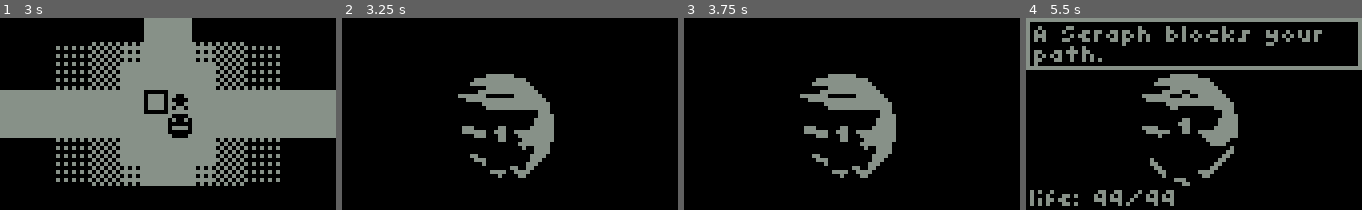
Above: before the commit, frames 1-4 (left to right).
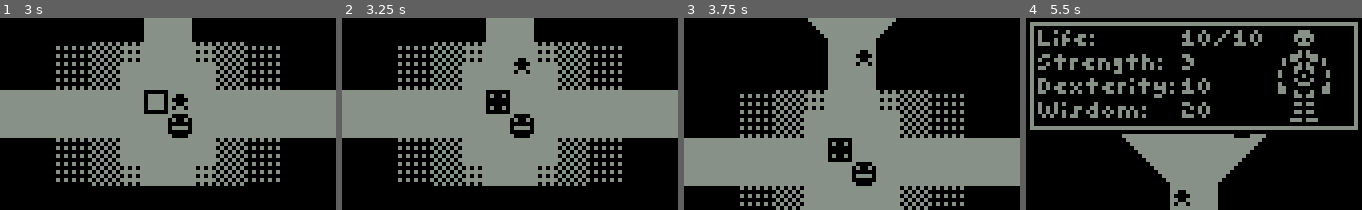
Above: after the commit, the same moments.

Repository: kiwijuice56/nokia-3310-rpg
Game: Godot game, scene res://main/main.tscn
The game is run twice, just before and just after one commit, with the same random seed, the same clock (stepped at 60 frames per second) and the same inputs.
Inputs:
- Up to frame 1 (3 s): tap Enter (ui_accept) at 0.5, 0.77, 1.25, 1.52 s; hold Right (ui_right) 0.53-1.28 s; hold V (item) 0.53-1.28 s; tap C (stats) at 0.8, 1.35 s; hold X (back) 1.28-2.03 s; tap V (item) at 1.55, 2.85 s; hold Right (ui_right) 2.03-2.78 s; hold C (stats) 2.03-2.78 s; tap Z (accept) at 2.1, 2.75 s; hold Up (ui_up) from 2.78 s (still down)
- Up to frame 2 (3.25 s): keep holding Up (ui_up); tap Enter (ui_accept) at 3.02 s
- Up to frame 3 (3.75 s): release Up (ui_up) at 3.53 s; hold Left (ui_left) from 3.53 s (still down); hold C (stats) from 3.53 s (still down)
- Up to frame 4 (5.5 s): tap Enter (ui_accept) at 3.77, 4.52 s; release C (stats) at 4.28 s; tap V (item) at 4.35 s; release Left (ui_left) at 5.03 s; hold X (back) from 5.03 s (still down); hold C (stats) from 5.03 s (still down)

Frame 1 is identical in both runs. In frame 2, 41% of the frame differs, in the area x 0-100%, y 0-88%; in frame 3, 40%; in frame 4, 30%.

Commit message:
Polish, actual battle sequence

Diff:
--- a/main/audio/audio_manager.gd
+++ b/main/audio/audio_manager.gd
@@ -20,6 +20,7 @@
 	sounds["negative1"] = preload("res://main/audio/sfx/negative1.wav")
 	sounds["attack"] = preload("res://main/audio/sfx/attack.wav")
 	sounds["bomb"] = preload("res://main/audio/sfx/bomb.wav")
+	sounds["win"] = preload("res://main/audio/sfx/win.wav")
 
 	loaded = true
 
--- a/main/dungeon/fight/angel.tres
+++ b/main/dungeon/fight/angel.tres
@@ -5,8 +5,8 @@
 
 [resource]
 script = ExtResource("1_3chgv")
-life = 10
-attack = 2
+life = 9
+strength = 2
 display_name = "Seraph"
 attack_description = "It tore you from limb to limb!"
 drop = "Gold"
--- a/main/dungeon/fight/enemy.gd
+++ b/main/dungeon/fight/enemy.gd
@@ -2,7 +2,7 @@
 extends Resource
 
 @export var life: int
-@export var attack: int
+@export var strength: int
 @export var display_name: String
 @export var attack_description: String
 @export var drop: String
--- a/main/dungeon/player/player.gd
+++ b/main/dungeon/player/player.gd
@@ -15,8 +15,8 @@
 	"ui_down": Vector2(0, 1),
 }
 
-@export var encounter_chance: float = 0.5
-@export var encounter_grace: int = 1
+@export var encounter_chance: float = 0.02
+@export var encounter_grace: int = 18
 var steps: int = 0
 
 func check_stats() -> void:
--- a/main/fight_manager.gd
+++ b/main/fight_manager.gd
@@ -34,17 +34,28 @@
 	if Input.is_action_just_pressed("accept"):
 		accepted.emit()
 
+func update_info() -> void:
+	%FightLifeLabel.text = "Life: %d/%d" % [Status.player_stats.life, Status.player_stats.max_life]
+	%SomaLabel.text = "Soma x%d" % (0 if not "Soma" in Status.player_stats.items else Status.player_stats.items["Soma"])
+	%BombLabel.text = "Bomb x%d" % (0 if not "Bomb" in Status.player_stats.items else Status.player_stats.items["Bomb"])
+	%AttackLabel.text = "Attack"
+	%RunLabel.text = "Run"
+
 func fight() -> void:
+	update_info()
 	Ref.player.can_move = false
 	var encounter: Enemy = encounters[Ref.dungeon.get_difficulty()].pick_random()
 	%FightMenu/VBoxContainer.visible = false
 	%FightMenu.visible = true
+	%EnemySprite.visible = true
 	%EnemySprite.texture = encounter.sprite
 	%EnemySprite/AnimationPlayer.play("idle")
 	AudioManager.play_sound("negative1", 2)
 
 	var timer = get_tree().create_timer(1.0)
 	await timer.timeout
+
+	AudioManager.play_sound("battle", 0)
 
 	%FightMenu/VBoxContainer.visible = true
 	%OptionContainer.visible = false
@@ -56,11 +67,74 @@
 
 	encounter = encounter.duplicate()
 	while encounter.life > 0 and Status.player_stats.life > 0:
+		update_info()
+		index = 0
+		%AttackLabel.text += "<"
 		%OptionContainer.visible = true
 		%InfoLabel.visible = false
 		set_process_input(true)
 		await accepted
 
+		%OptionContainer.visible = false
+		%InfoLabel.visible = true
+		if index == 0:
+			encounter.life -= Status.player_stats.strength
+			%InfoLabel.text = "You dealt %d damage!" % Status.player_stats.strength
+			%EnemySprite/AnimationPlayer.play("hurt")
+			AudioManager.play_sound("bomb", 2)
+			await %EnemySprite/AnimationPlayer.animation_finished
+			timer = get_tree().create_timer(0.6)
+			await timer.timeout
+		if index == 1:
+			pass
+		if index == 2 and Status.player_stats.items["Soma"] > 0:
+			Status.player_stats.items["Soma"] -= 1
+			pass
+		if index == 3 and Status.player_stats.items["Bomb"] > 0:
+			Status.player_stats.items["Bomb"] -= 1
+			encounter.life -= Status.player_stats.strength * 2
+			%InfoLabel.text = "You threw a bomb and dealt %d damage!" % (Status.player_stats.strength * 2)
+			%EnemySprite/AnimationPlayer.play("hurt")
+			AudioManager.play_sound("bomb", 2)
+			timer = get_tree().create_timer(0.4)
+			await timer.timeout
+			%EnemySprite/AnimationPlayer.stop()
+			%EnemySprite/AnimationPlayer.play("bomb")
+			AudioManager.play_sound("bomb", 3)
+			await %EnemySprite/AnimationPlayer.animation_finished
+			timer = get_tree().create_timer(0.6)
+			await timer.timeout
 
 
+		if encounter.life <= 0:
+			break
+		%EnemySprite/AnimationPlayer.play("idle")
+
+		%InfoLabel.visible = true
+		Status.player_stats.life -= encounter.strength
+		update_info()
+		%InfoLabel.text = "%s dealt %d damage!" % [encounter.display_name, encounter.strength]
+		%EnemySprite/AnimationPlayer.play("attack")
+		AudioManager.play_sound("attack", 2)
+		await %EnemySprite/AnimationPlayer.animation_finished
+		timer = get_tree().create_timer(0.6)
+		await timer.timeout
+
+	if encounter.life <= 0:
+		%EnemySprite.visible = false
+
+	AudioManager.stop_sound("battle")
+	%InfoLabel.text = "The creature stopped breathing!"
+	AudioManager.play_sound("win", 4)
+
+	timer = get_tree().create_timer(1.5)
+	await timer.timeout
+
+	%InfoLabel.text = "In its corpse, you find %d %s" % [encounter.drop_count, encounter.drop]
+	timer = get_tree().create_timer(1.5)
+	await timer.timeout
+
+	Status.player_stats.items[encounter.drop] += encounter.drop_count
+
+	%FightMenu.visible = false
 	Ref.player.can_move = true
--- a/main/main.tscn
+++ b/main/main.tscn
@@ -24,8 +24,62 @@
 expand_margin_right = 8.0
 expand_margin_bottom = 8.0
 
-[sub_resource type="Animation" id="Animation_i4esw"]
-resource_name = "hurt"
+[sub_resource type="Animation" id="Animation_l8g8a"]
+length = 0.001
+tracks/0/type = "value"
+tracks/0/imported = false
+tracks/0/enabled = true
+tracks/0/path = NodePath(".:offset")
+tracks/0/interp = 1
+tracks/0/loop_wrap = true
+tracks/0/keys = {
+"times": PackedFloat32Array(0),
+"transitions": PackedFloat32Array(1),
+"update": 0,
+"values": [Vector2(0, 0)]
+}
+tracks/1/type = "value"
+tracks/1/imported = false
+tracks/1/enabled = true
+tracks/1/path = NodePath(".:frame")
+tracks/1/interp = 1
+tracks/1/loop_wrap = true
+tracks/1/keys = {
+"times": PackedFloat32Array(0),
+"transitions": PackedFloat32Array(1),
+"update": 1,
+"values": [0]
+}
+tracks/2/type = "value"
+tracks/2/imported = false
+tracks/2/enabled = true
+tracks/2/path = NodePath("..:position")
+tracks/2/interp = 1
+tracks/2/loop_wrap = true
+tracks/2/keys = {
+"times": PackedFloat32Array(0),
+"transitions": PackedFloat32Array(1),
+"update": 0,
+"values": [Vector2(0, 0)]
+}
+
+[sub_resource type="Animation" id="Animation_gs1vi"]
+resource_name = "attack"
+tracks/0/type = "value"
+tracks/0/imported = false
+tracks/0/enabled = true
+tracks/0/path = NodePath("..:position")
+tracks/0/interp = 1
+tracks/0/loop_wrap = true
+tracks/0/keys = {
+"times": PackedFloat32Array(0, 0.1, 0.2, 0.3, 0.4, 1),
+"transitions": PackedFloat32Array(1, 1, 1, 1, 1, 1),
+"update": 0,
+"values": [Vector2(-2, 2), Vector2(2, -2), Vector2(1, 2), Vector2(-1, -2), Vector2(0, 0), Vector2(0, 0)]
+}
+
+[sub_resource type="Animation" id="Animation_g8g02"]
+resource_name = "bomb"
 length = 0.6
 tracks/0/type = "value"
 tracks/0/imported = false
@@ -37,7 +91,7 @@
 "times": PackedFloat32Array(0, 0.1, 0.2, 0.3, 0.4, 0.5),
 "transitions": PackedFloat32Array(1, 1, 1, 1, 1, 1),
 "update": 0,
-"values": [Vector2(-5, -3), Vector2(4, -1), Vector2(-3, 2), Vector2(2, -1), Vector2(1, -1), Vector2(0, 0)]
+"values": [Vector2(-7, -5), Vector2(6, -3), Vector2(-3, 3), Vector2(2, -1), Vector2(1, -1), Vector2(0, 0)]
 }
 tracks/1/type = "value"
 tracks/1/imported = false
@@ -52,47 +106,8 @@
 "values": [1, 0]
 }
 
-[sub_resource type="Animation" id="Animation_l8g8a"]
-length = 0.001
-tracks/0/type = "value"
-tracks/0/imported = false
-tracks/0/enabled = true
-tracks/0/path = NodePath(".:offset")
-tracks/0/interp = 1
-tracks/0/loop_wrap = true
-tracks/0/keys = {
-"times": PackedFloat32Array(0),
-"transitions": PackedFloat32Array(1),
-"update": 0,
-"values": [Vector2(0, 0)]
-}
-tracks/1/type = "value"
-tracks/1/imported = false
-tracks/1/enabled = true
-tracks/1/path = NodePath(".:frame")
-tracks/1/interp = 1
-tracks/1/loop_wrap = true
-tracks/1/keys = {
-"times": PackedFloat32Array(0),
-"transitions": PackedFloat32Array(1),
-"update": 1,
-"values": [0]
-}
-tracks/2/type = "value"
-tracks/2/imported = false
-tracks/2/enabled = true
-tracks/2/path = NodePath("..:position")
-tracks/2/interp = 1
-tracks/2/loop_wrap = true
-tracks/2/keys = {
-"times": PackedFloat32Array(0),
-"transitions": PackedFloat32Array(1),
-"update": 0,
-"values": [Vector2(0, 0)]
-}
-
-[sub_resource type="Animation" id="Animation_g8g02"]
-resource_name = "bomb"
+[sub_resource type="Animation" id="Animation_i4esw"]
+resource_name = "hurt"
 length = 0.6
 tracks/0/type = "value"
 tracks/0/imported = false
@@ -104,7 +119,7 @@
 "times": PackedFloat32Array(0, 0.1, 0.2, 0.3, 0.4, 0.5),
 "transitions": PackedFloat32Array(1, 1, 1, 1, 1, 1),
 "update": 0,
-"values": [Vector2(-7, -5), Vector2(6, -3), Vector2(-3, 3), Vector2(2, -1), Vector2(1, -1), Vector2(0, 0)]
+"values": [Vector2(-5, -3), Vector2(4, -1), Vector2(-3, 2), Vector2(2, -1), Vector2(1, -1), Vector2(0, 0)]
 }
 tracks/1/type = "value"
 tracks/1/imported = false
@@ -117,21 +132,6 @@
 "transitions": PackedFloat32Array(1, 1),
 "update": 1,
 "values": [1, 0]
-}
-
-[sub_resource type="Animation" id="Animation_gs1vi"]
-resource_name = "attack"
-tracks/0/type = "value"
-tracks/0/imported = false
-tracks/0/enabled = true
-tracks/0/path = NodePath("..:position")
-tracks/0/interp = 1
-tracks/0/loop_wrap = true
-tracks/0/keys = {
-"times": PackedFloat32Array(0, 0.1, 0.2, 0.3, 0.4, 1),
-"transitions": PackedFloat32Array(1, 1, 1, 1, 1, 1),
-"update": 0,
-"values": [Vector2(-2, 2), Vector2(2, -2), Vector2(1, 2), Vector2(-1, -2), Vector2(0, 0), Vector2(0, 0)]
 }
 
 [sub_resource type="Animation" id="Animation_l6dgw"]
@@ -263,6 +263,7 @@
 columns = 2
 
 [node name="AttackLabel" type="Label" parent="UI/FightMenu/VBoxContainer/PanelContainer/OptionContainer"]
+unique_name_in_owner = true
 layout_mode = 2
 size_flags_horizontal = 3
 size_flags_vertical = 3
@@ -270,6 +271,7 @@
 text = "attack<"
 
 [node name="RunLabel" type="Label" parent="UI/FightMenu/VBoxContainer/PanelContainer/OptionContainer"]
+unique_name_in_owner = true
 layout_mode = 2
 size_flags_horizontal = 3
 size_flags_vertical = 3
@@ -312,7 +314,6 @@
 layout_mode = 2
 size_flags_vertical = 10
 theme_override_colors/font_color = Color(0.529412, 0.568627, 0.533333, 1)
-text = "life: 99/99"
 
 [node name="Dungeon" parent="." instance=ExtResource("2_qqib1")]
 encounter_difficulty = Array[int]([0, 0, 0, 0, 0, 0, 0, 0, 0, 0, 0, 0, 0, 0, 0, 0, 0, 0, 0, 0, 0, 0, 0, 0, 0, 0, 0, 0,  …(348 unchanged characters)…
Not shown, added: main/audio/sfx/win.wav.import
Not shown, added: main/audio/sfx/win.wav
